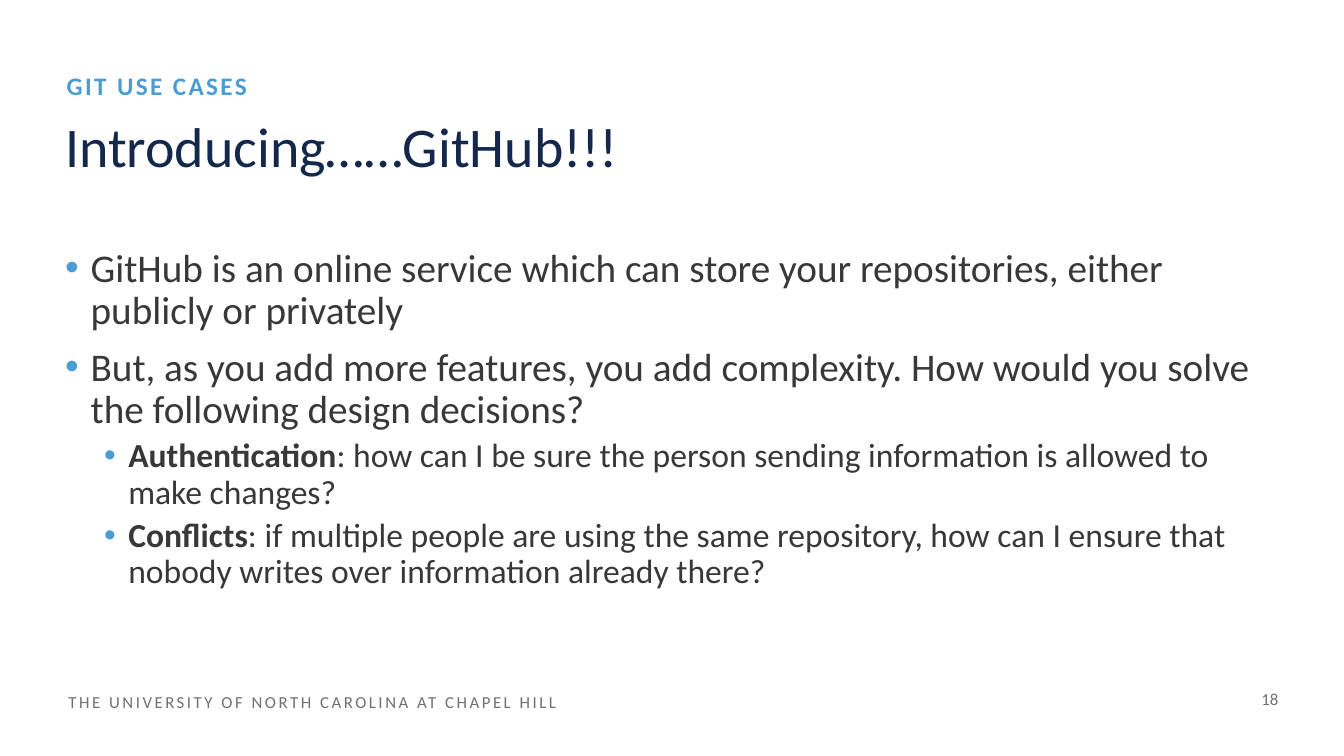
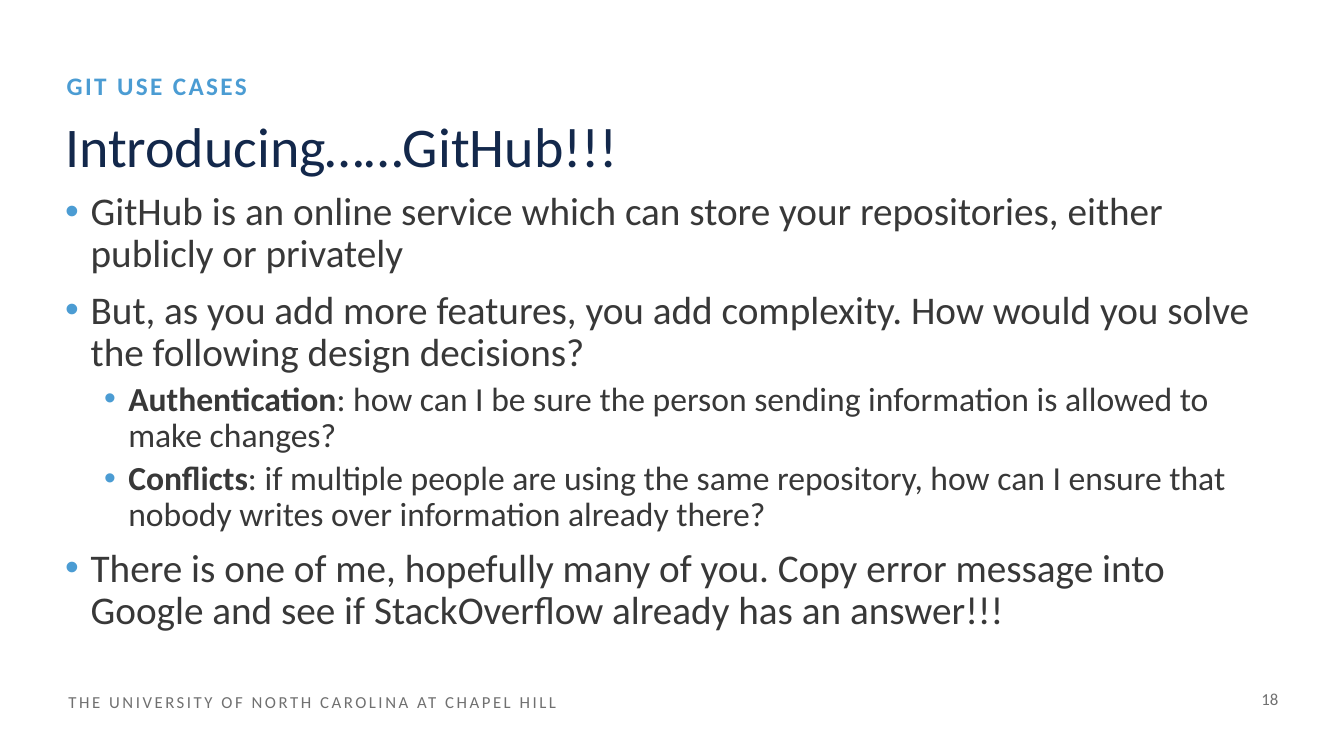
Before and after one commit to heatherhenderson/GitHub-for-Epidemiologists, a slide deck: slide 18 of GitHub for Epidemiologists.pptx. Drawn at 1344x756 pixels with LibreOffice and Linux fonts; fonts in the diff are those of the drawing. Boxes give left, top, right and bottom in pixels: in the first picture for what was removed or moved away, otherwise in the second. Text is boxed around its words. In the diff, an @@ line names an element or a change of style, - is before the commit and + after.

```diff
--- a/GitHub for Epidemiologists.pptx
+++ b/GitHub for Epidemiologists.pptx
@@ text "GitHub is an online service ...": place and size @@
-text "GitHub is an online service ..." at <box>91,254,1249,589</box>
+text "GitHub is an online service ..." at <box>91,197,1249,631</box>
@@ text at <box>91,554,1165,631</box>: paragraph added @@
+• There is one of me, hopefully many of you. Copy error message into Google and see if StackOverflow already has an answer!!!
```
Also in this commit, not shown: 3 other slides changed.
